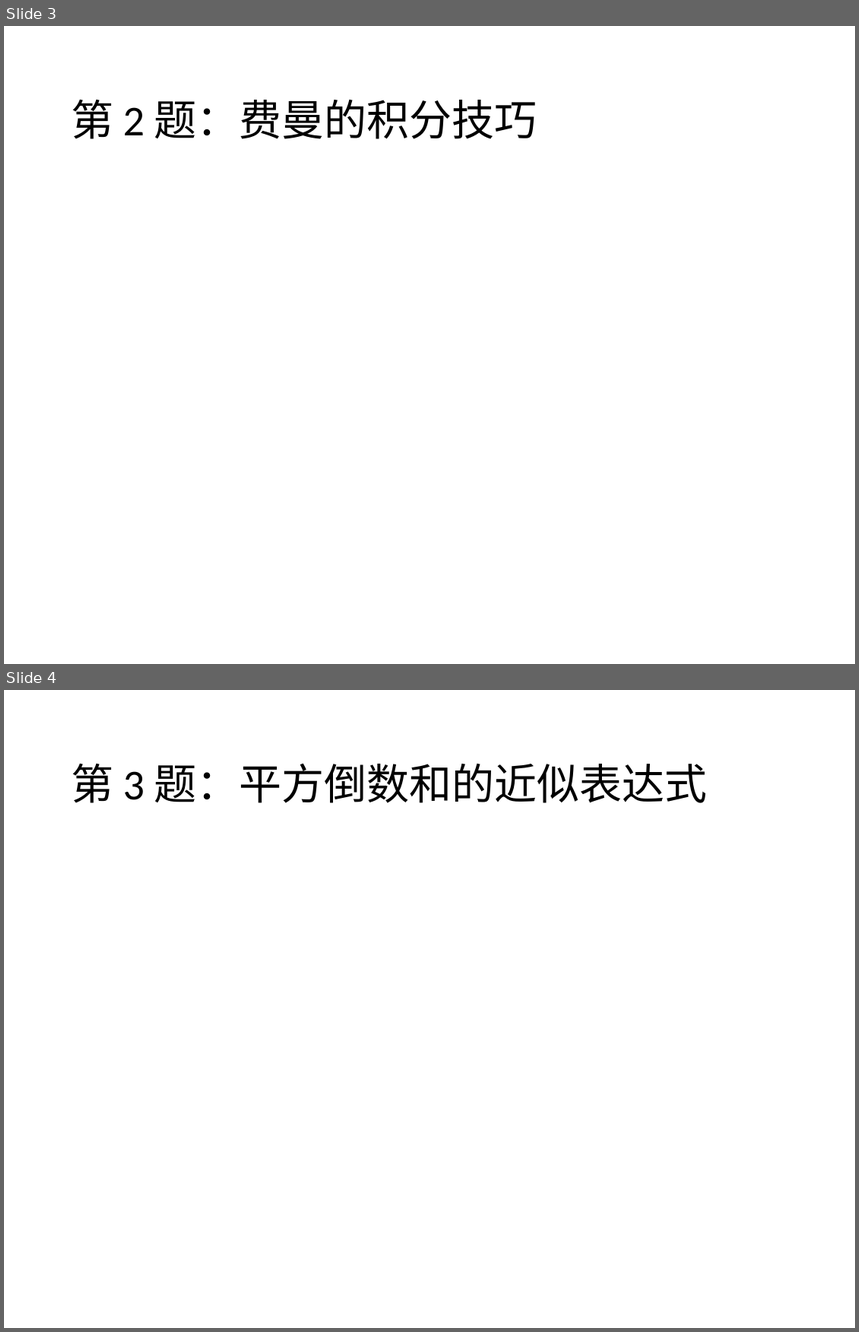
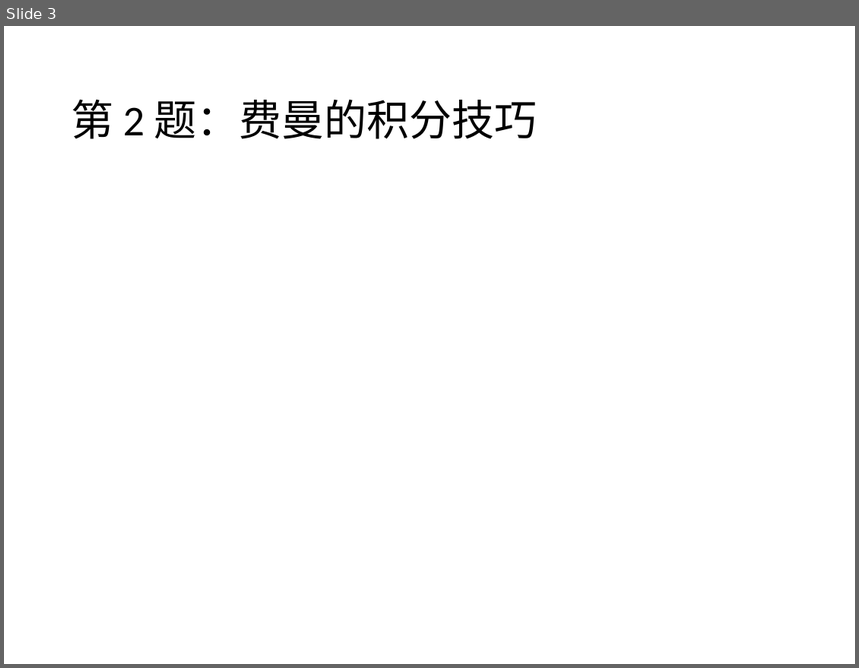
Before and after one commit to 3ki5tj/python-class, a slide deck: exercises/2022-winter-break-problems.pptx. Shown one above the other, each under a label of ours: slides 3 and 4 before the commit, slide 3 after it. The pictures are 859x1332 and 859x668 pixels, drawn with LibreOffice and Linux fonts; fonts in the diff are those of the drawing; grey boxes stand for pictures. Boxes give left, top, right and bottom in pixels: in the first picture for what was removed or moved away, otherwise in the second. Text is boxed around its words. In the diff, an @@ line names an element or a change of style, - is before the commit and + after.

```diff
--- a/exercises/2022-winter-break-problems.pptx
+++ b/exercises/2022-winter-break-problems.pptx
@@ slide 4 removed at [4,690,855,1328], background #FFFFFF @@
@@ title removed at [71,763,708,803] @@
-第 3 题：平方倒数和的近似表达式
```
Also in this commit, not shown: 5 slides changed, 6 slides added, 2 other slides removed, 7 other files.
